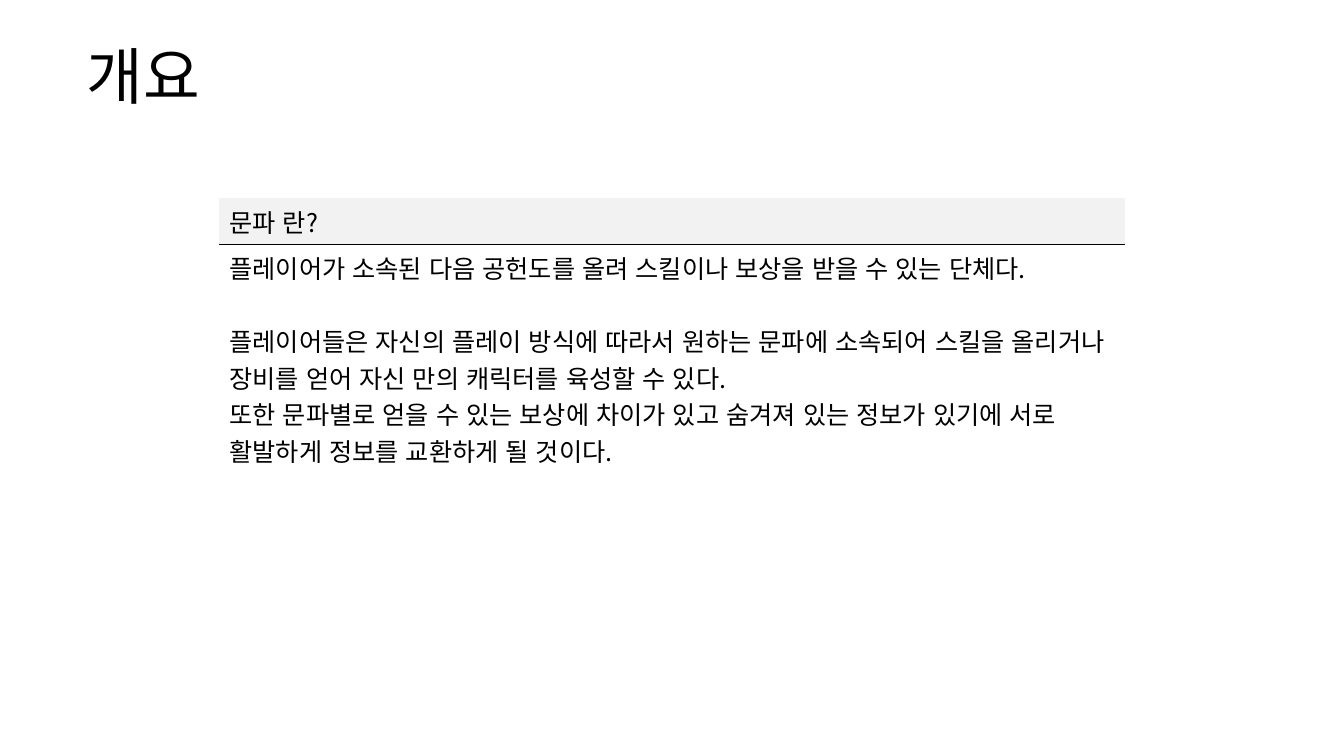
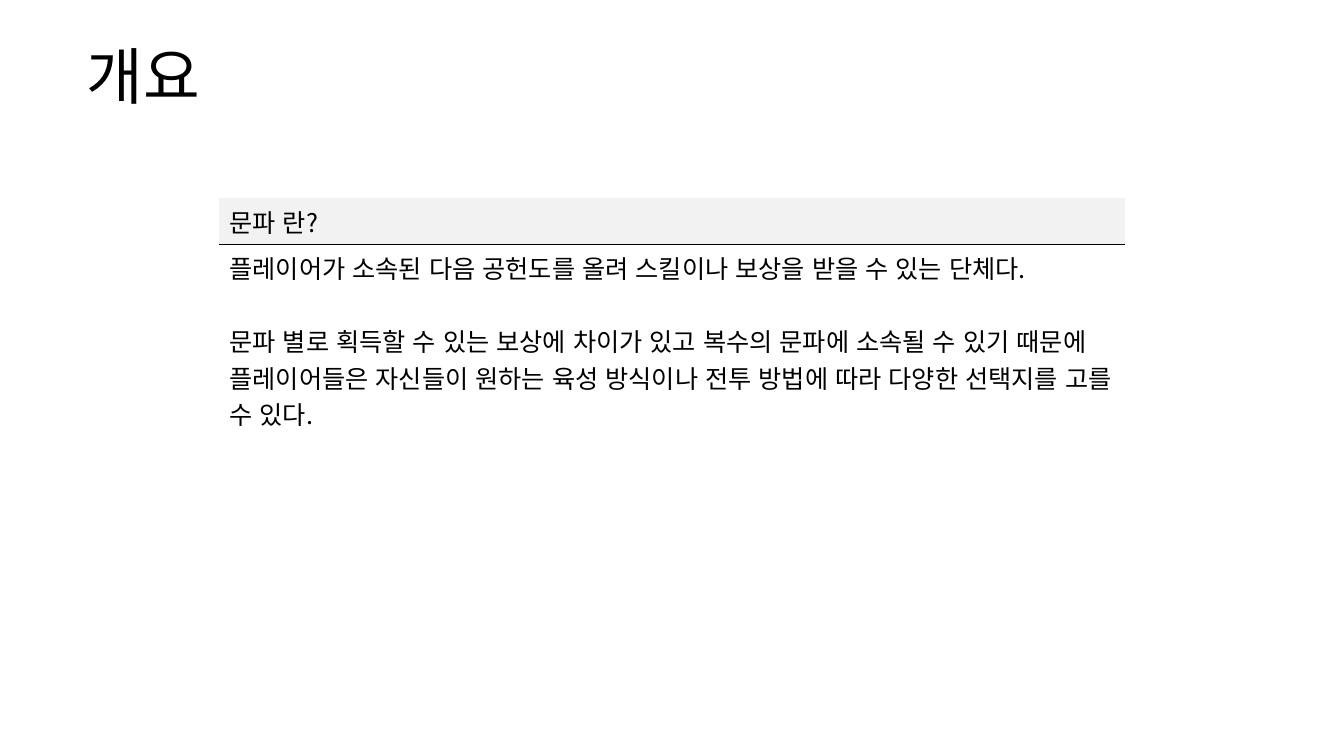
Before and after one commit to yjk0401/unityenginebasic_9th, a slide deck: slide 3 of 기획/방랑엽사전/문파 시스템 기획서.pptx. Drawn at 1344x756 pixels with LibreOffice and Linux fonts; fonts in the diff are those of the drawing. Boxes give left, top, right and bottom in pixels: in the first picture for what was removed or moved away, otherwise in the second. Text is boxed around its words. In the diff, an @@ line names an element or a change of style, - is before the commit and + after.

```diff
--- a/기획/방랑엽사전/문파 시스템 기획서.pptx
+++ b/기획/방랑엽사전/문파 시스템 기획서.pptx
@@ table at [220,198,1125,430] @@
-row 2, column 1: 플레이어가 소속된 다음 공헌도를 올려 스킬이나 보상을 받을 수 있는 단체다. / 플레이어들은 자신의 플레이 방식에 따라서 원하는 문파에 소속되어 스킬을 올리거나 장비를 얻어 자신 만의 캐릭터를 육성할 수 있다. / 또한 문파별로 얻을 수 있는 보상에 차이가 있고 숨겨져 있는 정보가 있기에 서로 활발하게 정보를 교환하게 될 것이다.
+row 2, column 1: 플레이어가 소속된 다음 공헌도를 올려 스킬이나 보상을 받을 수 있는 단체다. / 문파 별로 획득할 수 있는 보상에 차이가 있고 복수의 문파에 소속될 수 있기 때문에 플레이어들은 자신들이 원하는 육성 방식이나 전투 방법에 따라 다양한 선택지를 고를 수 있다.
```
Also in this commit, not shown: 3 other slides changed, 1 other file.
